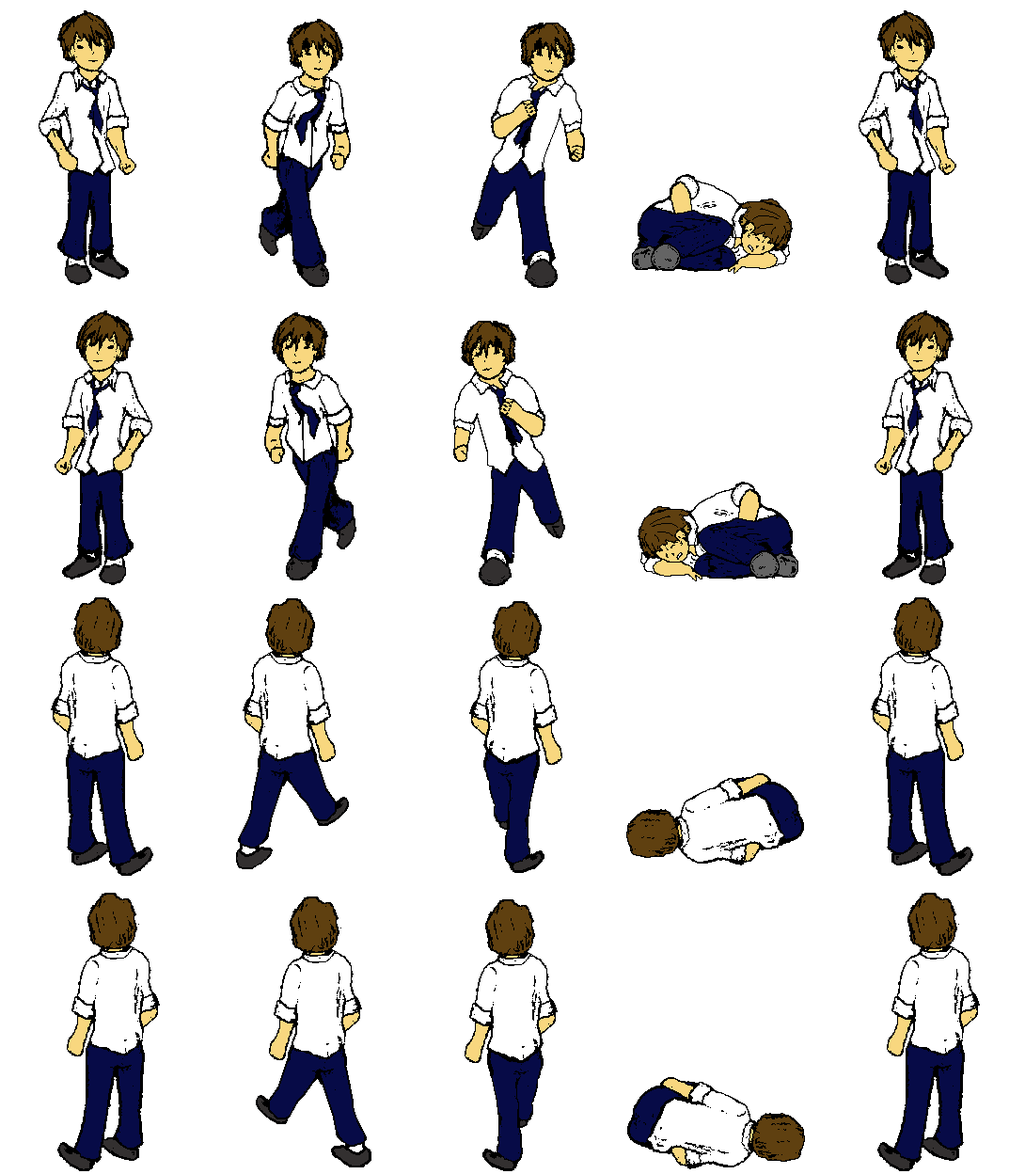
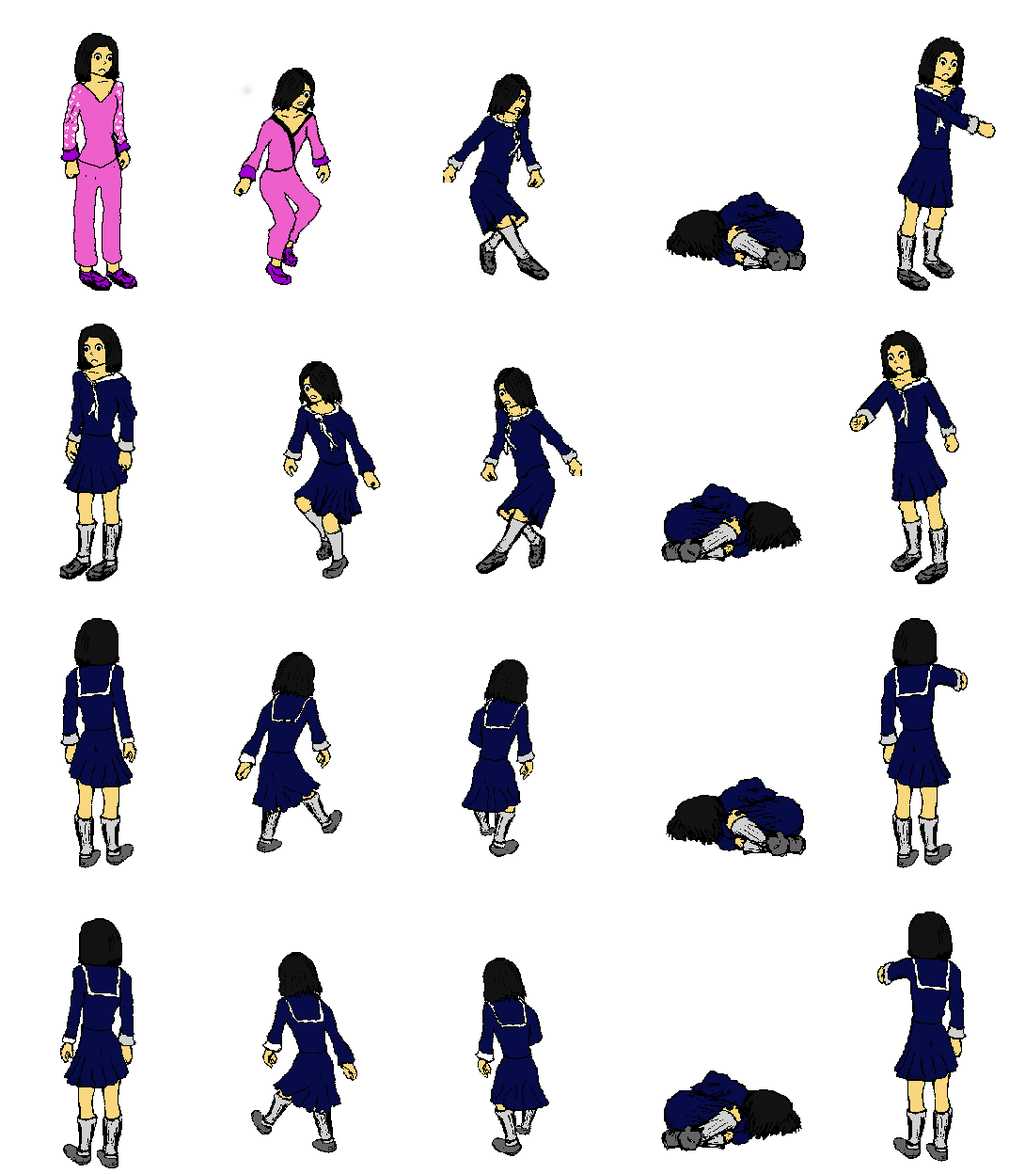
Layers edited between the first and the second 1025 x 1174 image:
hid "Pasted Layer" over [38, 10, 981, 1171]
showed "player pj", painted on it over [59, 32, 997, 1169]
